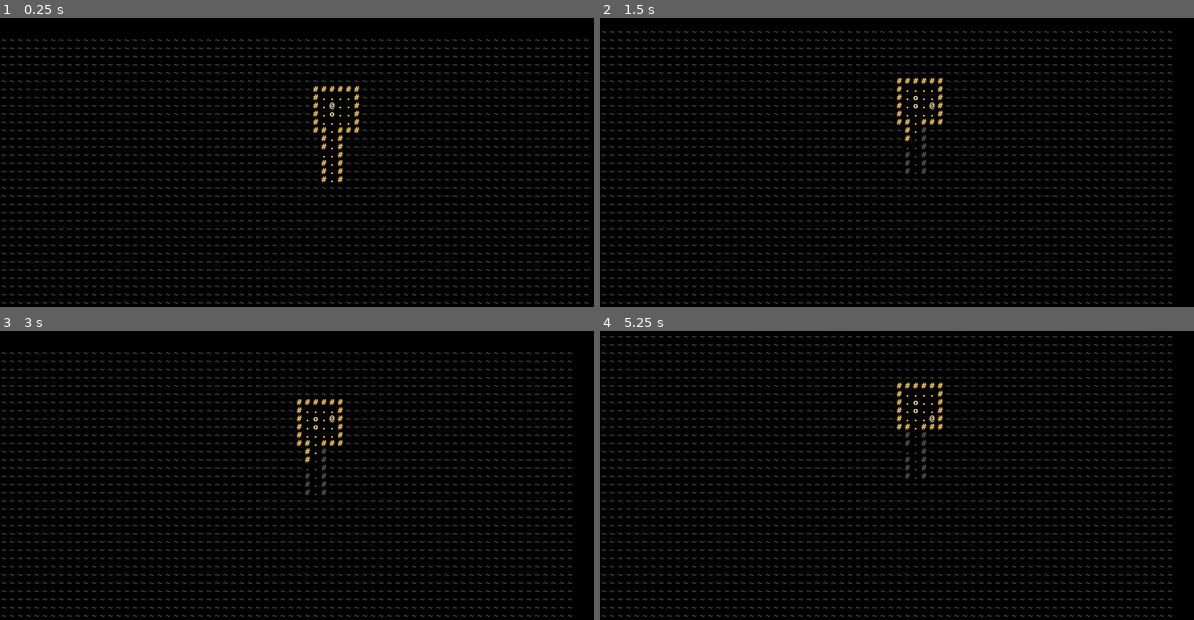
Above: before the commit, frames 1-4 (two rows, left to right).
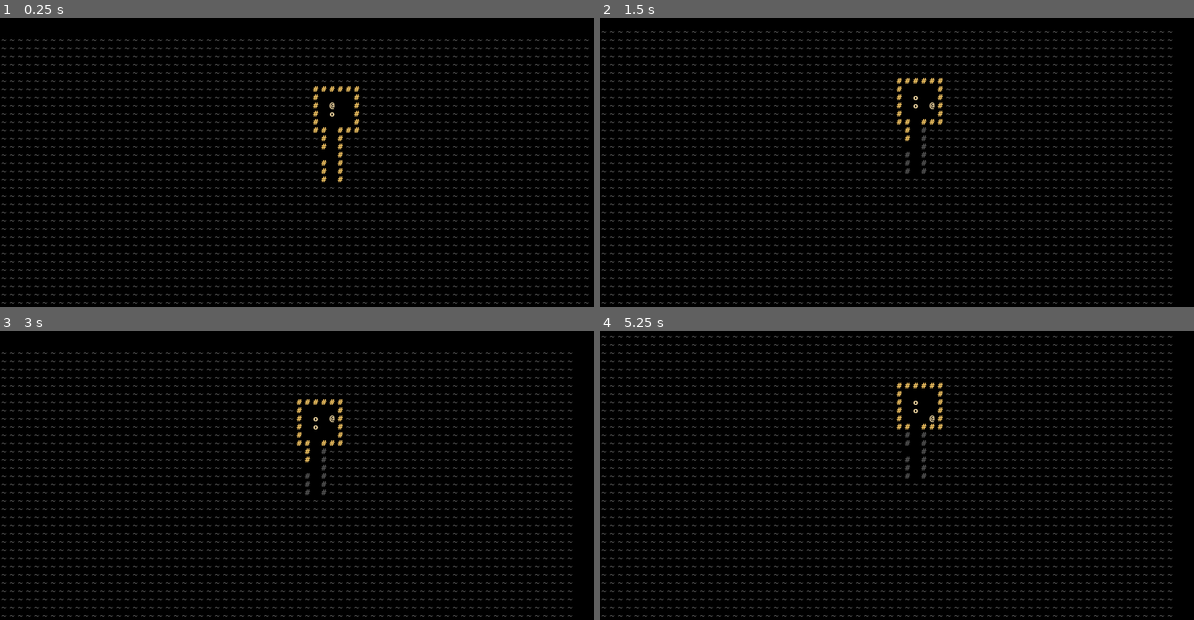
Above: after the commit, the same moments.

Repository: TechniMan/RLDevDoesTheTutorial-2023
Game: Godot game, scene res://engine.tscn
Same seed, same stepped clock (60 frames per second), same inputs: the game is played once before the commit and once after it.
Inputs:
- Up to frame 1 (0.25 s): no input
- Up to frame 2 (1.5 s): tap Enter at 0.5 s; hold D (move_east) 0.53-1.28 s; hold Shift 0.53-1.28 s; tap Space at 1.25 s; hold S (move_south) from 1.28 s (still down); tap Shift at 1.35 s
- Up to frame 3 (3 s): tap Enter at 2 s; release S (move_south) at 2.03 s; hold D (move_east) 2.03-2.78 s; hold Shift 2.03-2.78 s; tap Space at 2.75 s; hold W (move_north) from 2.78 s (still down); tap Shift at 2.85 s
- Up to frame 4 (5.25 s): tap Enter at 3.5 s; release W (move_north) at 3.53 s; hold Shift 3.53-4.28 s; hold A (move_west) 3.53-5.03 s; tap Space at 4.25 s; tap Shift at 4.35 s; hold S (move_south) from 5.03 s (still down); hold Shift from 5.03 s (still down)

The runs differ from the first frame. In frame 1, less than 0.1% of the frame differs, in the area x 54-59%, y 27-57%; in frame 2, less than 0.1%; in frame 3, less than 0.1%; in frame 4, less than 0.1%.

Commit message:
idk where i am - committing to transfer to other pc

Diff:
--- a/objects/map.gd
+++ b/dungeon/map.gd
@@ -1,11 +1,11 @@
-extends Object
+extends Resource
 
 
 const los = preload("res://objects/los.gd")
-const Entity = preload("res://objects/entity.gd")
-const EntityFactories = preload("res://objects/entity_factories.gd")
-const Tile = preload("res://objects/tile_types.gd")
-const Room = preload("res://objects/procgen.gd").Room
+const Entity = preload("res://entities/entity.gd")
+const Entities = preload("res://entities/entities.gd")
+const Tiles = preload("res://dungeon/tiles.gd")
+const Room = preload("res://dungeon/room.gd")
 
 
 const layer_explored = 0
@@ -55,12 +55,19 @@
 var tile_map: Array[Tile]
 func get_tile(x: int, y: int) -> Tile:
 	return tile_map[x + y * map_width]
-func set_tile(x: int, y: int, v: Tile):
+func set_tile(x: int, y: int, v: Tile) -> void:
 	tile_map[x + y * map_width] = v
 func is_walkable(x: int, y: int) -> bool:
 	return tile_map[x + y * map_width].walkable
 func is_transparent(x: int, y: int) -> bool:
 	return tile_map[x + y * map_width].transparent
+
+var grid: AStarGrid2D
+var visible_tiles: Array[bool]
+func is_visible(x: int, y: int) -> bool:
+	return visible_tiles[x + y * map_width]
+func set_visible(x: int, y: int, v: bool) -> void:
+	visible_tiles[x + y * map_width] = v
 
 var explored_tiles: Array[bool]
 func is_explored(x: int, y: int) -> bool:
@@ -77,14 +84,24 @@
 	map_height = height
 	# initialise arrays
 	tile_map.resize(map_width * map_height)
-	tile_map.fill(Tile.FOG)
+	tile_map.fill(Tiles.FOG)
 	explored_tiles.resize(map_width * map_height)
 	explored_tiles.fill(false)
+	visible_tiles.resize(map_width * map_height)
+	visible_tiles.fill(false)
+
+	# initialise cost array
+	grid = AStarGrid2D.new()
 
 
 func get_blocking_entity_at_location(location: Vector2i) -> Entity:
 	var blockers = entities.filter(func(e: Entity): return e.blocks_movement and e.position == location)
 	return blockers.front() if blockers.size() > 0 else null
+
+
+## Finds best path from from to to; if no valid path exists, returns empty
+func get_path_to(from: Vector2i, to: Vector2i) -> Array[Vector2i]:
+	return grid.get_id_path(from, to)
 
 
 ## Draws the world tiles and entities onto the given TileMap
@@ -95,29 +112,50 @@
 	tilemap.clear_layer(layer_entities)
 
 	# shift tilemap so that player is in centre of the window
-	tilemap.position = map_to_px(half_window_height - player.position)
+	tilemap.position = self.map_to_px(half_window_height - player.position)
+
+	# set up the nav grid ready for filling in
+	grid.clear()
+	grid.set_region(Rect2i(0, 0, map_width, map_height))
+	grid.update()
 
 	# FIRST DRAW THE WORLD #
 
-	# fill in light visible tiles
-	var visible_tiles = los.get_visible_points(player.position, Callable(self, "is_transparent"), 10)
-	for t in visible_tiles:
-		tilemap.set_cell(layer_visible, t, 0, CHAR_TO_ATLAS[get_tile(t.x, t.y).char])
-		explore(t.x, t.y)
+	visible_tiles.fill(false)
+	var visible_points = los.get_visible_points(player.position, Callable(self, "is_transparent"), 10)
 
 	# fill the explored map with fog or dark explored tiles
 	for y in range(map_height):
 		for x in range(map_width):
+			var v = Vector2i(x, y)
 			if is_explored(x, y):
-				tilemap.set_cell(layer_explored, Vector2i(x, y), 0, CHAR_TO_ATLAS[get_tile(x, y).char])
+				tilemap.set_cell(layer_explored, v, 0, CHAR_TO_ATLAS[get_tile(x, y).char])
 			else:
-				tilemap.set_cell(layer_explored, Vector2i(x, y), 0, CHAR_TO_ATLAS[Tile.FOG.char])
+				tilemap.set_cell(layer_explored, v, 0, CHAR_TO_ATLAS[Tiles.FOG.char])
+
+			# fill in light visible tiles
+			if visible_points.find(v) != -1:
+				tilemap.set_cell(layer_visible, v, 0, CHAR_TO_ATLAS[get_tile(x, y).char])
+				explore(x, y)
+				set_visible(x, y, true)
+			else:
+				set_visible(x, y, false)
+
+			# fill nav grid with walkability values
+			grid.set_point_solid(v, is_walkable(x, y))
 
 	# THEN DRAW THE ENTITIES #
 
 	# draw all entities visible to player
 	for e in entities:
-		if visible_tiles.any(func (v): return e.position == v):
+		if is_visible(e.position.x, e.position.y):
 			tilemap.set_cell(layer_entities, e.position, 0, CHAR_TO_ATLAS[e.char], 0)
+		# and add entity to nav grid
+		if e.blocks_movement:
+			# A lower number means more enemies will crowd behind each other in
+			# hallways. A higher number means enemies will take longer paths in
+			# order to surround the player.
+			grid.set_point_weight_scale(Vector2i(e.position.x, e.position.y), 10)
+
 	# draw the player
 	tilemap.set_cell(layer_entities, player.position, 0, CHAR_TO_ATLAS[player.char], 0)
--- a/objects/procgen.gd
+++ b/dungeon/procgen.gd
@@ -1,17 +1,12 @@
-extends Object
+extends Resource
 
-const EntityFactories = preload("res://objects/entity_factories.gd")
-const Map = preload("res://objects/map.gd")
-const Tiles = preload("res://objects/tile_types.gd")
+const Entities = preload("res://entities/entities.gd")
+const Map = preload("res://dungeon/map.gd")
+const Tiles = preload("res://dungeon/tiles.gd")
+const Room = preload("res://dungeon/room.gd")
+
 
 static var rand = RandomNumberGenerator.new()
-
-
-class Room:
-	var rect: Rect2i
-	var connected_centres: Array[Vector2i]
-	func _init(_rect: Rect2i):
-		rect = _rect
 
 
 static func generate_dungeon(
@@ -80,9 +75,9 @@
 		#if not entities.any(func(e): return e.position == Vector2i(x, y)):
 		var v = rand.randf()
 		if v < 0.8:
-			e = EntityFactories.orc.spawn(x, y)
+			e = Entities.ORC.spawn(x, y)
 		else:
-			e = EntityFactories.troll.spawn(x, y)
+			e = Entities.TROLL.spawn(x, y)
 		new_map.entities.append(e)
 
 
--- /dev/null
+++ b/dungeon/room.gd
@@ -0,0 +1,10 @@
+extends Resource
+class_name Room
+
+
+var rect: Rect2i
+var connected_centres: Array[Vector2i]
+
+
+func _init(_rect: Rect2i):
+	rect = _rect
--- a/objects/tile_types.gd
+++ b/dungeon/tile.gd
@@ -1,4 +1,4 @@
-extends Object
+extends Resource
 class_name Tile
 
 
@@ -13,8 +13,3 @@
 	transparent = _transparent
 	char = _char
 	colour = Color.WHITE
-
-
-static var FLOOR = Tile.new(true, true, ".")
-static var WALL = Tile.new(false, false, "#")
-static var FOG = Tile.new(true, false, "~")
--- /dev/null
+++ b/dungeon/tiles.gd
@@ -0,0 +1,8 @@
+extends Resource
+
+const Tile = preload("res://dungeon/tile.gd")
+
+
+static var FLOOR = Tile.new(true, true, " ")
+static var WALL = Tile.new(false, false, "#")
+static var FOG = Tile.new(true, false, "~")
--- /dev/null
+++ b/entities/actor.gd
@@ -0,0 +1,45 @@
+extends Entity
+class_name Actor
+
+
+const Components = preload("res://entities/components.gd")
+
+
+var ai: Components.BaseAI
+var fighter: Components.Fighter
+
+
+func _init(
+	_x: int = 0,
+	_y: int = 0,
+	_char: String = "?",
+	_name: String = "<Unnamed>",
+	_blocks_movement: bool = false,
+	_ai: Components.BaseAI = null,
+	_fighter: Components.Fighter = null
+):
+	super(_x, _y, _char, _name, _blocks_movement)
+
+	ai = _ai
+	if ai != null:
+		ai.owner = self
+	fighter = _fighter
+	fighter.owner = self
+
+
+func is_alive() -> bool:
+	## Returns true as long as this actor can perform actions
+	return ai != null
+
+
+func spawn(x: int, y: int) -> Entity:
+	var clone = get_script().new(
+		x,
+		y,
+		char,
+		name,
+		blocks_movement,
+		ai,
+		fighter
+	)
+	return clone
--- /dev/null
+++ b/entities/components.gd
@@ -0,0 +1,68 @@
+extends Resource
+class_name Component
+
+const Action = preload("res://objects/actions.gd")
+const Entity = preload("res://entities/entity.gd")
+const LOS = preload("res://objects/los.gd")
+const Map = preload("res://dungeon/map.gd")
+
+
+# BASE COMPONENT MEMBERS
+
+var owner: Entity
+
+func _init(_owner: Entity):
+	owner = _owner
+
+# END BASE COMPONENT MEMBERS
+
+
+class Fighter extends Component:
+	var _max_hp: int
+	var _current_hp: int
+	var defense: int
+	var power: int
+
+	func _init(_hp: int, _defense: int, _power: int):
+		_max_hp = _hp
+		_current_hp = _hp
+		defense = _defense
+		power = _power
+
+	func get_hp() -> int:
+		return _current_hp
+
+	func set_hp(value: int):
+		# set current_hp to no lesser than 0 and no greater than max_hp
+		_current_hp = maxi(0, mini(value, _max_hp))
+
+
+class BaseAI extends Component:
+	func perform(target: Entity, map: Map) -> void:
+		pass
+
+	## Compute and return path to destination.
+	##
+	## In case of no valid path, returns empty array.
+	func get_path_to(destination: Vector2i, map: Map) -> Array[Vector2i]:
+		return map.get_path_to(owner.position, destination)
+
+
+class HostileEnemy extends BaseAI:
+	var path: Array[Vector2i]
+
+	func perform(target: Entity, map: Map) -> void:
+		var dx = target.position.x - owner.position.x
+		var dy = target.position.y - owner.position.y
+		var distance = maxi(absi(dx), abs(dy)) # Chebyshev distance: diag equidistant to orthog
+
+		if map.is_visible(owner.position.x, owner.position.y):
+			if distance <= 1:
+				return Action.MeleeAction.new(owner, map, dx, dy).perform()
+			path = get_path_to(target.position, map)
+
+		if path:
+			var destination = path.pop_front()
+			return Action.MoveAction.new(owner, map, destination.x - owner.x, destination.y - owner.y).perform()
+
+		return Action.WaitAction.new(owner, map).perform()
--- /dev/null
+++ b/entities/entities.gd
@@ -0,0 +1,32 @@
+extends Resource
+
+
+const Actor = preload("res://entities/actor.gd")
+const Components = preload("res://entities/components.gd")
+const HostileEnemy = Components.HostileEnemy
+const Fighter = Components.Fighter
+
+
+static var PLAYER = Actor.new(
+	0, 0, "@",
+	"Player",
+	true,
+	null,
+	Fighter.new(30, 2, 5)
+)
+
+static var ORC = Actor.new(
+	0, 0, "o",
+	"Orc",
+	true,
+	HostileEnemy.new(null),
+	Fighter.new(10, 0, 3)
+)
+
+static var TROLL = Actor.new(
+	0, 0, "T",
+	"Troll",
+	true,
+	HostileEnemy.new(null),
+	Fighter.new(16, 1, 4)
+)
--- a/objects/entity.gd
+++ b/entities/entity.gd
@@ -1,4 +1,4 @@
-extends Object
+extends Resource
 class_name Entity
 
 
@@ -22,7 +22,7 @@
 	blocks_movement = _blocks_movement
 
 
-func move(dX: int, dY: int):
+func move(dX: int, dY: int) -> void:
 	position.x += dX
 	position.y += dY
 
--- a/nodes/engine.gd
+++ b/nodes/engine.gd
@@ -2,14 +2,15 @@
 
 
 # map
-const Map = preload("res://objects/map.gd")
+const ProcGen = preload("res://dungeon/procgen.gd")
+const Map = preload("res://dungeon/map.gd")
 var map: Map
-const ProcGen = preload("res://objects/procgen.gd")
 @onready var tile_map = $TileMap
 
 # entities
-const Entity = preload("res://objects/entity.gd")
-const EntityFactories = preload("res://objects/entity_factories.gd")
+const Entity = preload("res://entities/entity.gd")
+const Actor = preload("res://entities/actor.gd")
+const Entities = preload("res://entities/entities.gd")
 var player: Entity
 
 # event handler
@@ -19,7 +20,7 @@
 
 func _ready():
 	# init player
-	player = EntityFactories.player
+	player = Entities.PLAYER
 
 	# set up a basic dungeon of rooms; also sets player position
 	map = ProcGen.generate_dungeon(
@@ -50,4 +51,5 @@
 
 func handle_enemy_turns():
 	for e in map.entities:
-		print("The " + e.name + " wonders when it will get to take a real turn.")
+		if (e as Actor).ai:
+			(e as Actor).ai.perform(player, map)
--- a/objects/actions.gd
+++ b/objects/actions.gd
@@ -1,24 +1,33 @@
-extends Object
+extends Resource
+class_name Action
 
 
-const Entity = preload("res://objects/entity.gd")
-const Map = preload("res://objects/map.gd")
+const Entity = preload("res://entities/entity.gd")
+const Map = preload("res://dungeon/map.gd")
 
 
-class Action:
-	var entity: Entity
-	var map: Map
+# ACTION BASE MEMBERS
 
-	func _init(_entity: Entity, _map: Map):
-		entity = _entity
-		map = _map
+var entity: Entity
+var map: Map
 
-	func perform():
-		pass
+func _init(_entity: Entity, _map: Map):
+	entity = _entity
+	map = _map
+
+func perform():
+	pass
+
+# END ACTION BASE MEMBERS
 
 
 class EscapeAction extends Action:
 	pass
+
+
+class WaitAction extends Action:
+	func perform():
+		pass
 
 
 class ActionWithDirection extends Action:
--- a/objects/entity_factories.gd
+++ /dev/null
@@ -1,21 +0,0 @@
-extends Object
-
-const Entity = preload("res://objects/entity.gd")
-
-static var player = Entity.new(
-	0, 0, "@",
-	"Player",
-	true
-)
-
-static var orc = Entity.new(
-	0, 0, "o",
-	"Orc",
-	true
-)
-
-static var troll = Entity.new(
-	0, 0, "T",
-	"Troll",
-	true
-)
--- a/objects/input_handlers.gd
+++ b/objects/input_handlers.gd
@@ -1,29 +1,29 @@
-extends Object
+extends Resource
 
-const Actions = preload("res://objects/actions.gd")
-const Entity = preload("res://objects/entity.gd")
-const Map = preload("res://objects/map.gd")
+const Action = preload("res://objects/actions.gd")
+const Entity = preload("res://entities/entity.gd")
+const Map = preload("res://dungeon/map.gd")
 
 
-func dispatch(actor: Entity, map: Map) -> Actions.Action:
-	var action: Actions.Action = null
+func dispatch(actor: Entity, map: Map) -> Action:
+	var action: Action = null
 
 	# quit
 	if Input.is_action_just_pressed("quit"):
-		action = Actions.EscapeAction.new(actor, map)
+		action = Action.EscapeAction.new(actor, map)
 
 	# player movement input
 	if Input.is_action_just_pressed("move_east"):
-		action = Actions.BumpAction.new(actor, map, 1, 0)
+		action = Action.BumpAction.new(actor, map, 1, 0)
 	if Input.is_action_just_pressed("move_west"):
-		action = Actions.BumpAction.new(actor, map, -1, 0)
+		action = Action.BumpAction.new(actor, map, -1, 0)
 	if Input.is_action_just_pressed("move_north"):
-		action = Actions.BumpAction.new(actor, map, 0, -1)
+		action = Action.BumpAction.new(actor, map, 0, -1)
 	if Input.is_action_just_pressed("move_south"):
-		action = Actions.BumpAction.new(actor, map, 0, 1)
+		action = Action.BumpAction.new(actor, map, 0, 1)
 
 	# cheeky hacky speed-up shortcut; TODO remove or improve
-	if action is Actions.BumpAction and Input.is_key_pressed(KEY_SHIFT):
+	if action is Action.BumpAction and Input.is_key_pressed(KEY_SHIFT):
 		action.dx *= 2
 		action.dy *= 2
 
--- a/objects/los.gd
+++ b/objects/los.gd
@@ -1,4 +1,4 @@
-extends Object
+extends Resource
 
 
 """
